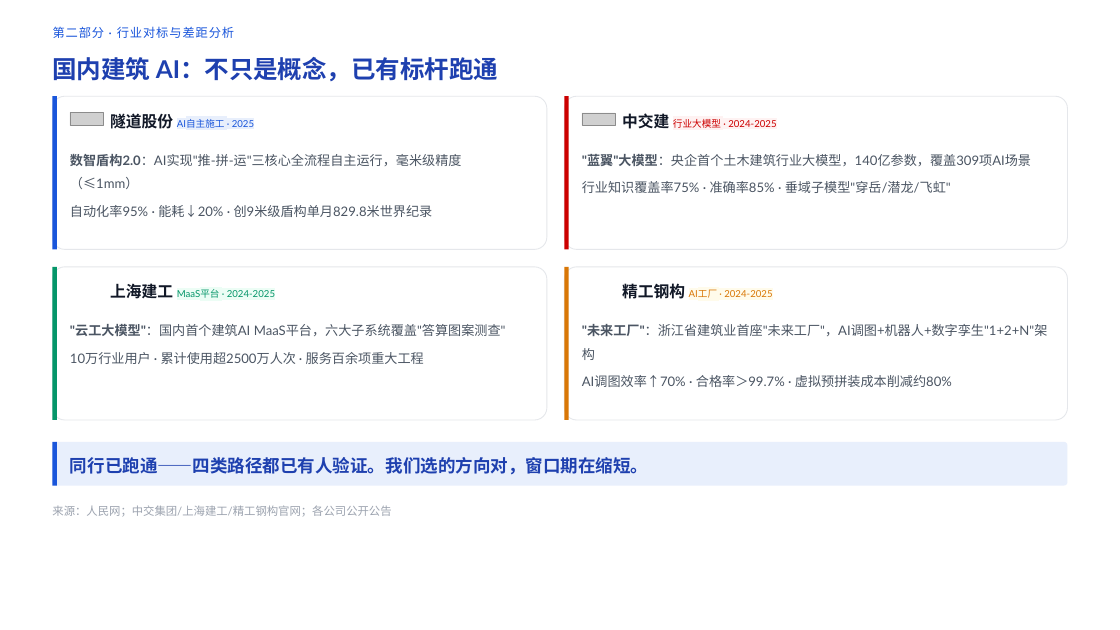
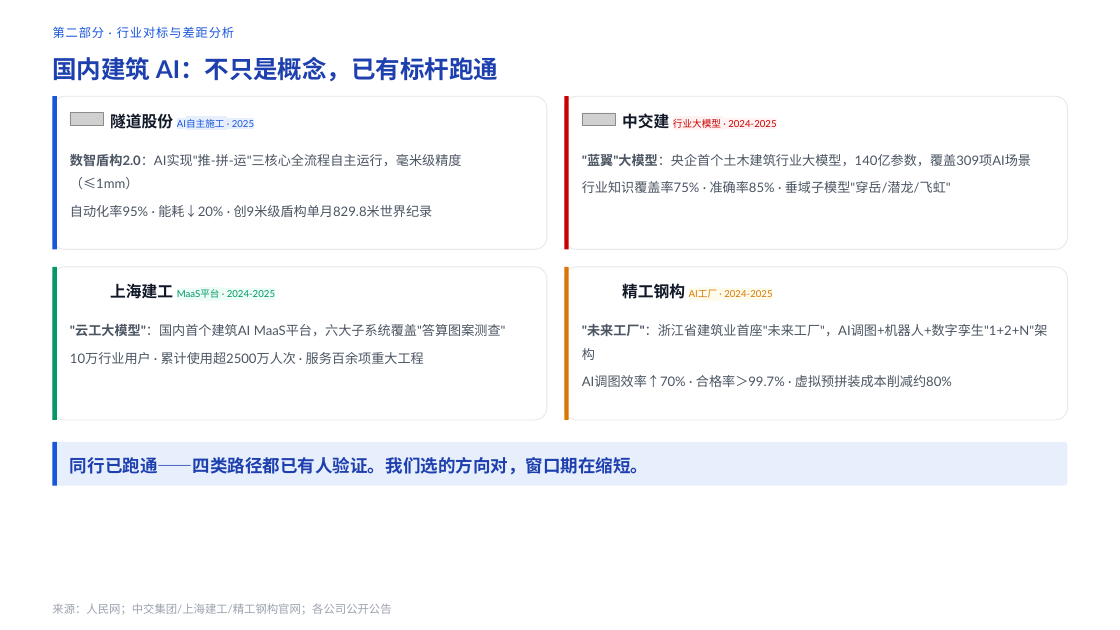
Before and after one commit to forestrain-git/AI-Report, a slide deck: slide 10 of outputs/AI时代：我们的选择与行动.pptx. Drawn at 1120x630 pixels with LibreOffice and Linux fonts; fonts in the diff are those of the drawing; grey boxes stand for pictures; background and template pictures are left out. Boxes give left, top, right and bottom in pixels: in the first picture for what was removed or moved away, otherwise in the second. Text is boxed around its words. In the diff, an @@ line names an element or a change of style, - is before the commit and + after.

```diff
--- a/outputs/AI时代：我们的选择与行动.pptx
+++ b/outputs/AI时代：我们的选择与行动.pptx
@@ text "来源：人民网；中交集团/上海建工/精工钢构官网；各公司公开公告": place and size @@
-text "来源：人民网；中交集团/上海建工/精工钢构官网；各公司公开公告" at [52,505,391,517]
+text "来源：人民网；中交集团/上海建工/精工钢构官网；各公司公开公告" at [52,603,391,615]
```
Also in this commit, not shown: 4 other slides changed.
